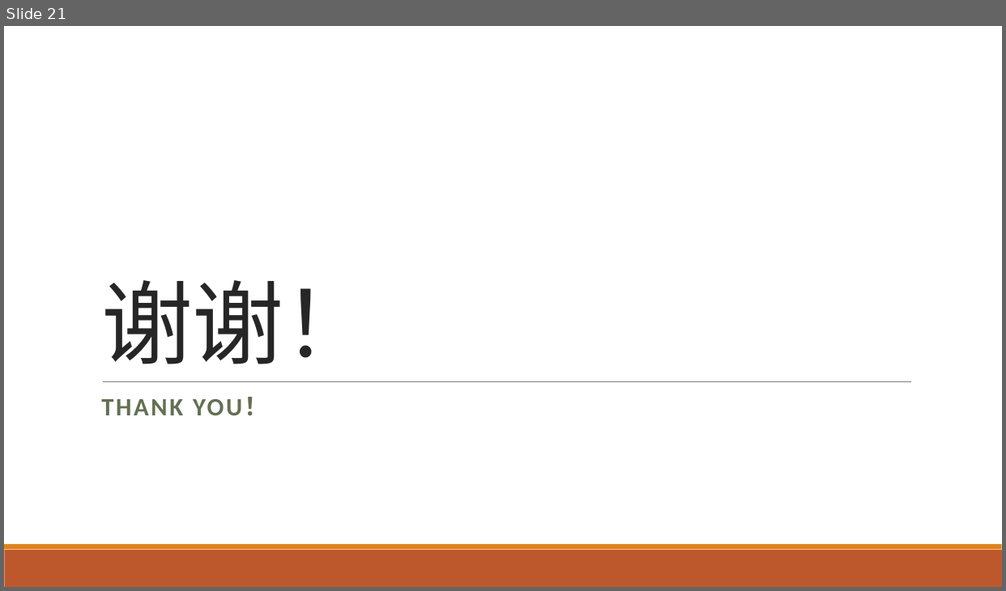
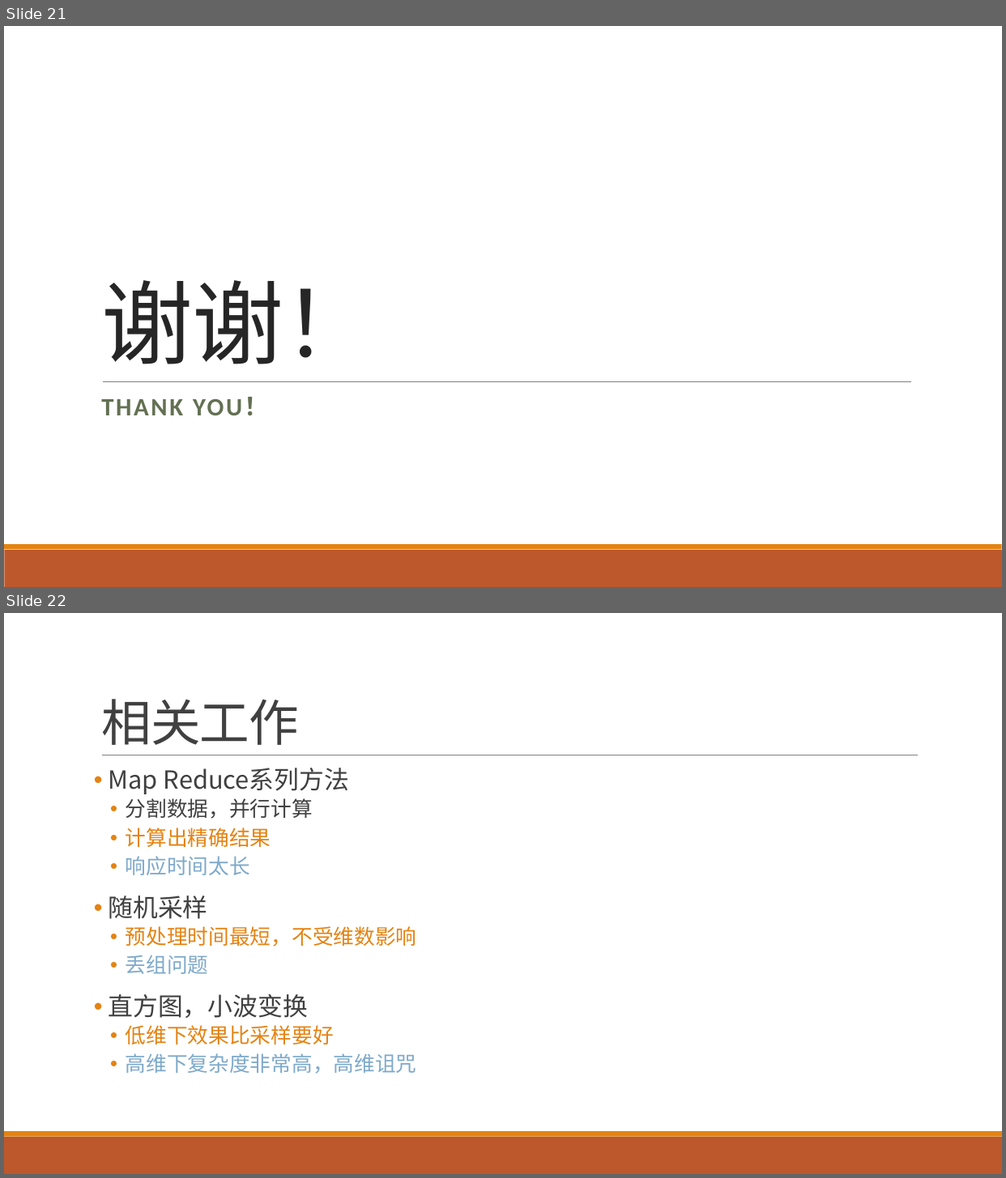
Before and after one commit to DarkForte/GraduationThesis, a slide deck: 毕业论文答辩 交互式大数据分析系统.pptx. Shown one above the other, each under a label of ours: slide 21 before the commit, slides 21 and 22 after it. The pictures are 1006x591 and 1006x1178 pixels, drawn with LibreOffice and Linux fonts; fonts in the diff are those of the drawing. Boxes give left, top, right and bottom in pixels: in the first picture for what was removed or moved away, otherwise in the second. Text is boxed around its words. In the diff, an @@ line names an element or a change of style, - is before the commit and + after.

Commit message:
摘要与PPT修正
摘要增加版权说明，PPT增加相关工作并调整顺序

```diff
--- a/毕业论文答辩 交互式大数据分析系统.pptx
+++ b/毕业论文答辩 交互式大数据分析系统.pptx
@@ slide 22 added at bbox=[4, 613, 1002, 1174], background #FFFFFF; not listed: 2 template elements that a slide beside it also shows @@
@@ title added at bbox=[101, 699, 299, 745], 48 pt, text #404040 @@
+相关工作
@@ line added from (102, 756) to (918, 756), #808080 0.5 pt @@
@@ text added at bbox=[108, 768, 417, 1074], 20 pt, text #404040 @@
+• Map Reduce系列方法
+  • 分割数据，并行计算
+  • 计算出精确结果
+  • 响应时间太长
+• 随机采样
+  • 预处理时间最短，不受维数影响
+  • 丢组问题
+• 直方图，小波变换
+  • 低维下效果比采样要好
+  • 高维下复杂度非常高，高维诅咒
```
Also in this commit, not shown: 2 other files.
